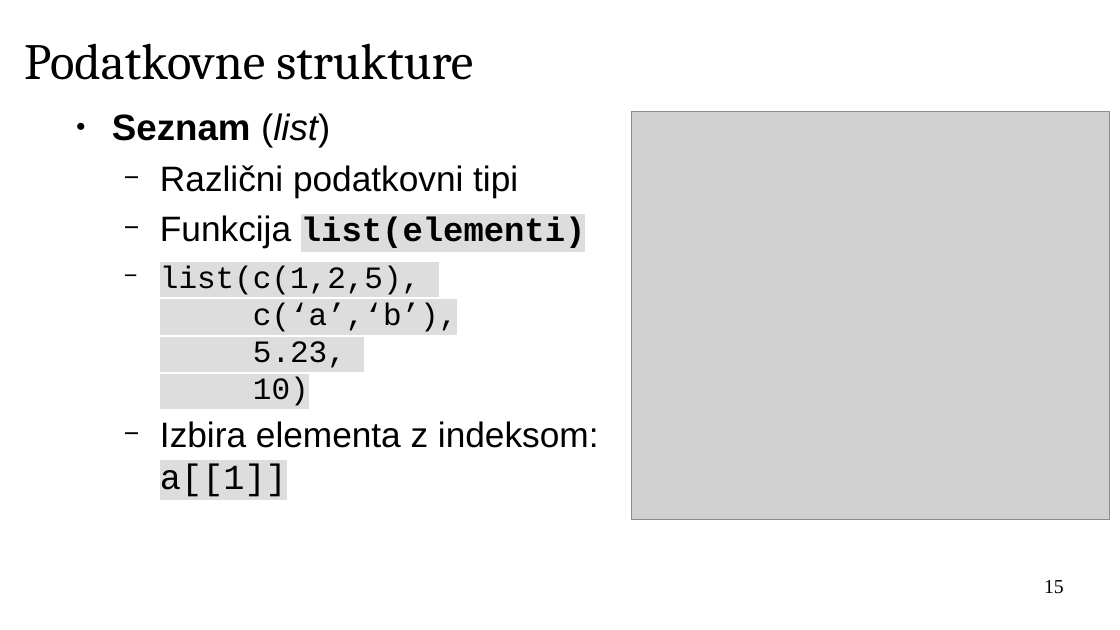
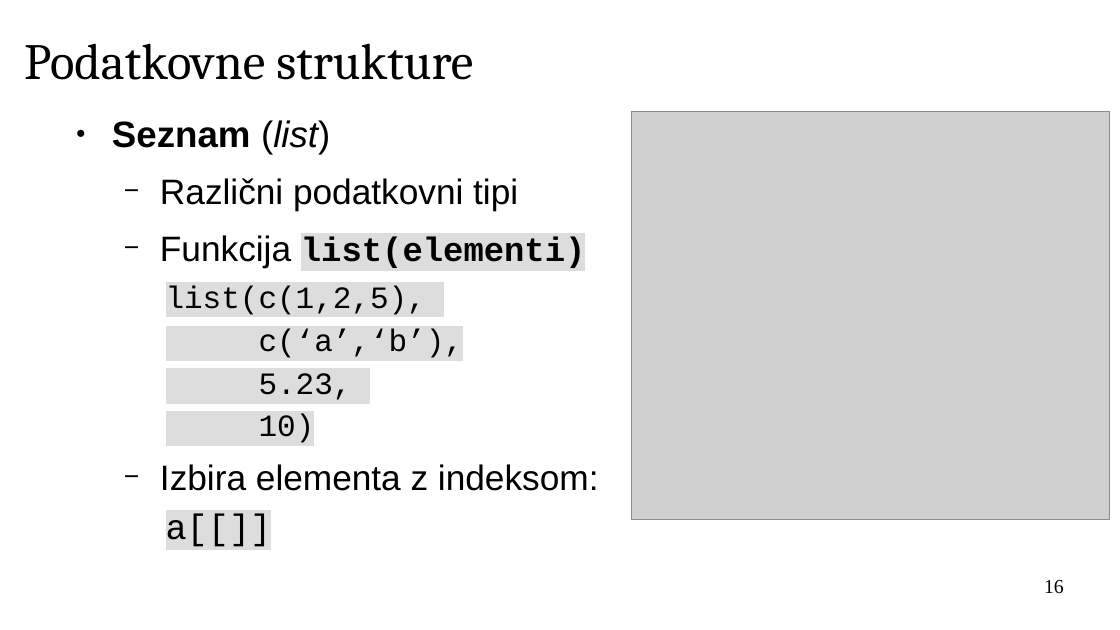
Before and after one commit to janaobsteter/R_tecaj, a slide deck: slide 16 of IT_Rtecaj_work.odp (slide 15 before the commit). Drawn at 1120x630 pixels with LibreOffice and Linux fonts; fonts in the diff are those of the drawing; grey boxes stand for pictures; background and template pictures are left out. Boxes give left, top, right and bottom in pixels: in the first picture for what was removed or moved away, otherwise in the second. Text is boxed around its words. In the diff, an @@ line names an element or a change of style, - is before the commit and + after.

```diff
--- a/IT_Rtecaj_work.odp
+++ b/IT_Rtecaj_work.odp
@@ text at <box>112,120,518,210</box>: line spacing 1 to 1.15 @@
@@ text at <box>160,235,599,547</box>: text changed @@
-  − Funkcija list(elementi)
-  − list(c(1,2,5),
-    c(‘a’,‘b’),
-    5.23,
-    10)
-  − Izbira elementa z indeksom:
-    a[[1]]
+  − Funkcija list(elementi)
+    list(c(1,2,5),
+    c(‘a’,‘b’),
+    5.23,
+    10)
+  − Izbira elementa z indeksom:
+    a[[]]
@@ page number at <box>1044,580,1064,594</box>: text changed @@
-15
+16
```
Also in this commit, not shown: 20 other slides changed, 14 slides added, 2 slides removed, 6 other files.
